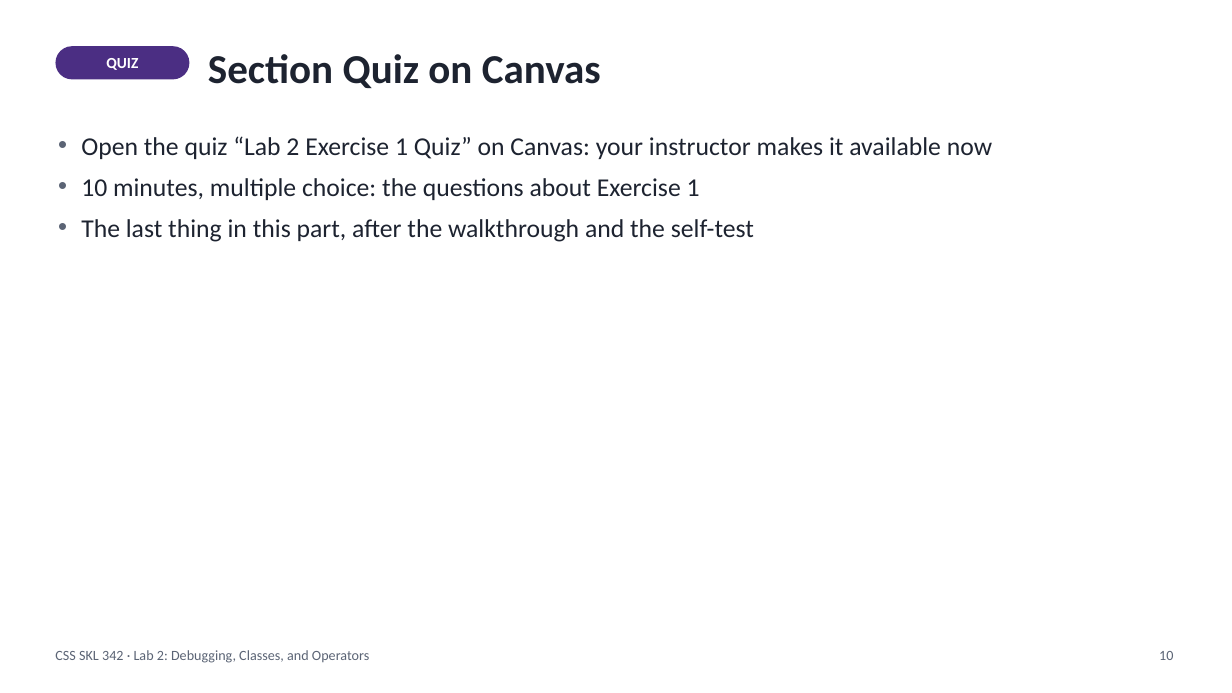
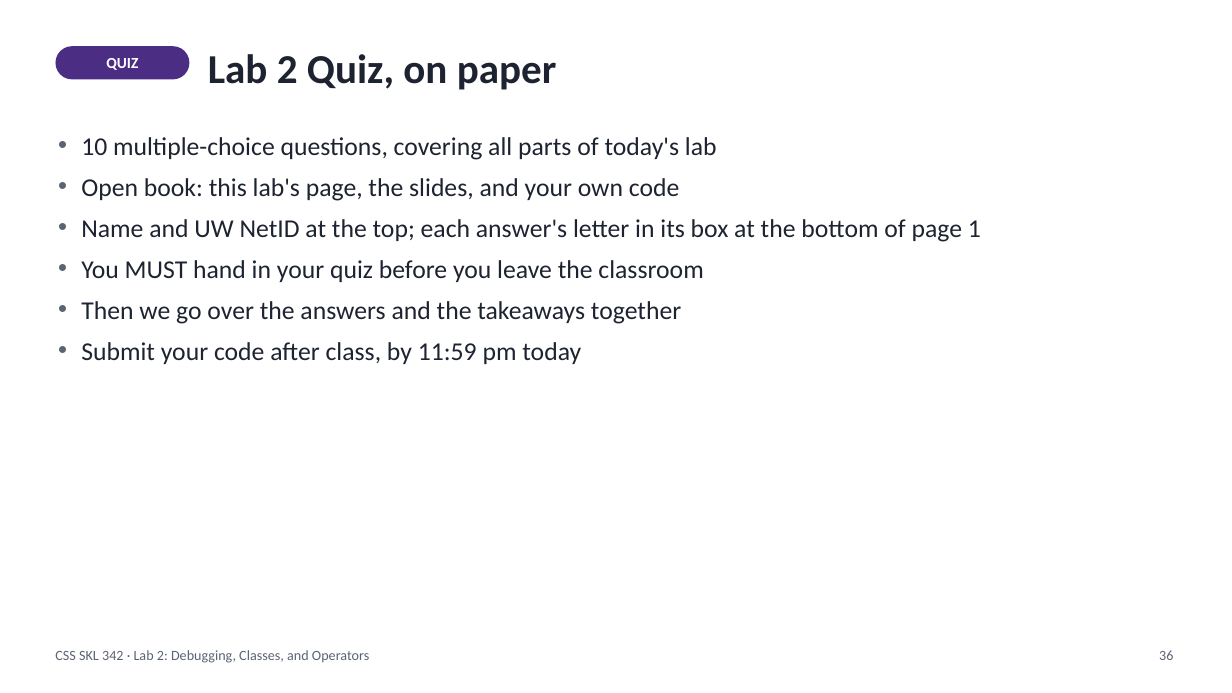
Before and after one commit to myuwbclasses/CSSSKL-342, a slide deck: slide 36 of Lab2/Lab2-Slides.pptx (slide 10 before the commit). Drawn at 1232x693 pixels with LibreOffice and Linux fonts; fonts in the diff are those of the drawing. Boxes give left, top, right and bottom in pixels: in the first picture for what was removed or moved away, otherwise in the second. Text is boxed around its words. In the diff, an @@ line names an element or a change of style, - is before the commit and + after.

```diff
--- a/Lab2/Lab2-Slides.pptx
+++ b/Lab2/Lab2-Slides.pptx
@@ text at [208,54,557,90]: text changed @@
-Section Quiz on Canvas
+Lab 2 Quiz, on paper
@@ text at [81,137,981,364]: text changed @@
-• Open the quiz “Lab 2 Exercise 1 Quiz” on Canvas: your instructor makes it available now
-• 10 minutes, multiple choice: the questions about Exercise 1
-• The last thing in this part, after the walkthrough and the self-test
+• 10 multiple-choice questions, covering all parts of today's lab
+• Open book: this lab's page, the slides, and your own code
+• Name and UW NetID at the top; each answer's letter in its box at the bottom of page 1
+• You MUST hand in your quiz before you leave the classroom
+• Then we go over the answers and the takeaways together
+• Submit your code after class, by 11:59 pm today
@@ text at [1159,650,1173,660]: text changed @@
-10
+36
```
Also in this commit, not shown: 15 other slides changed, 4 slides added, 3 slides removed, 47 other files.
